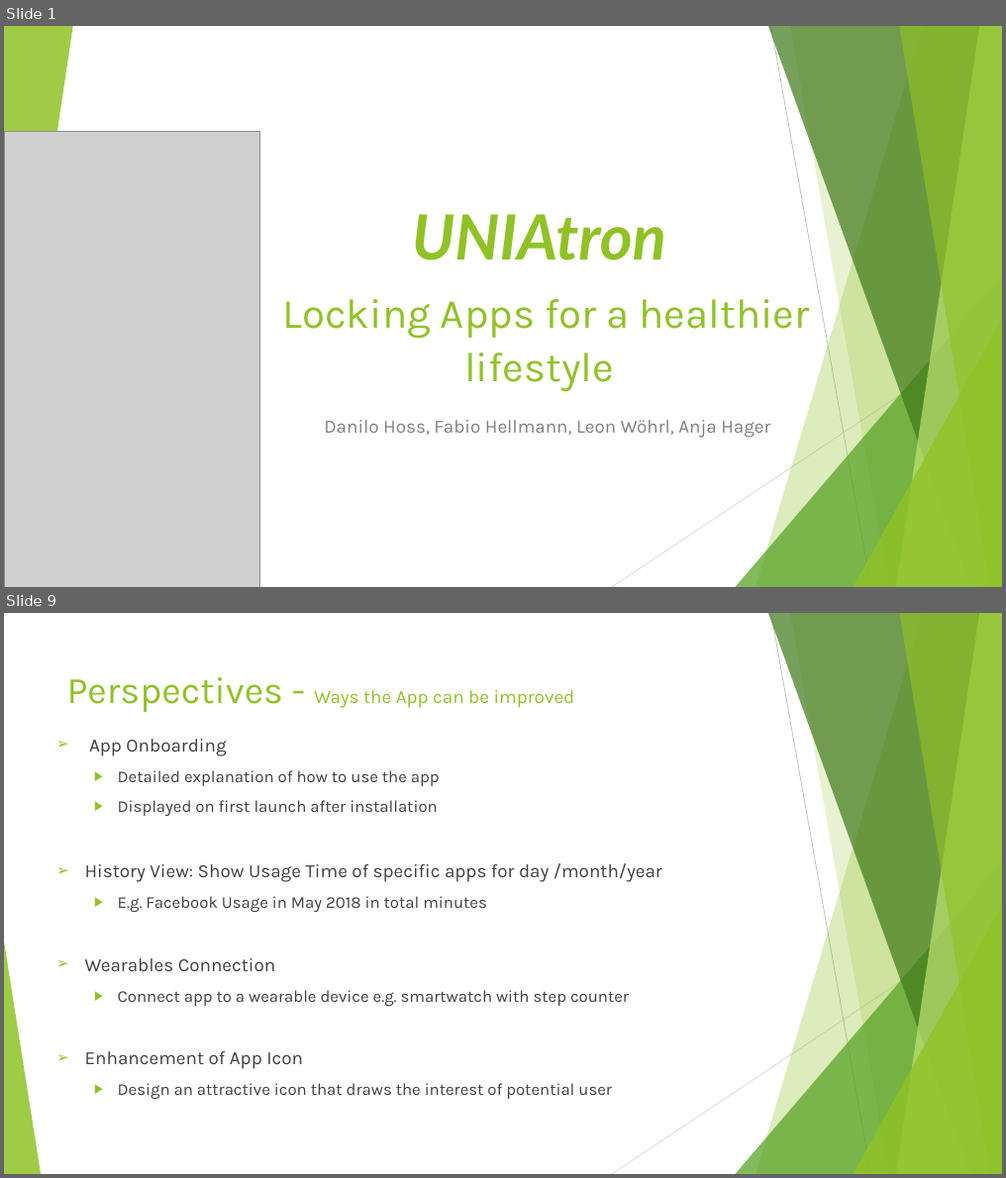
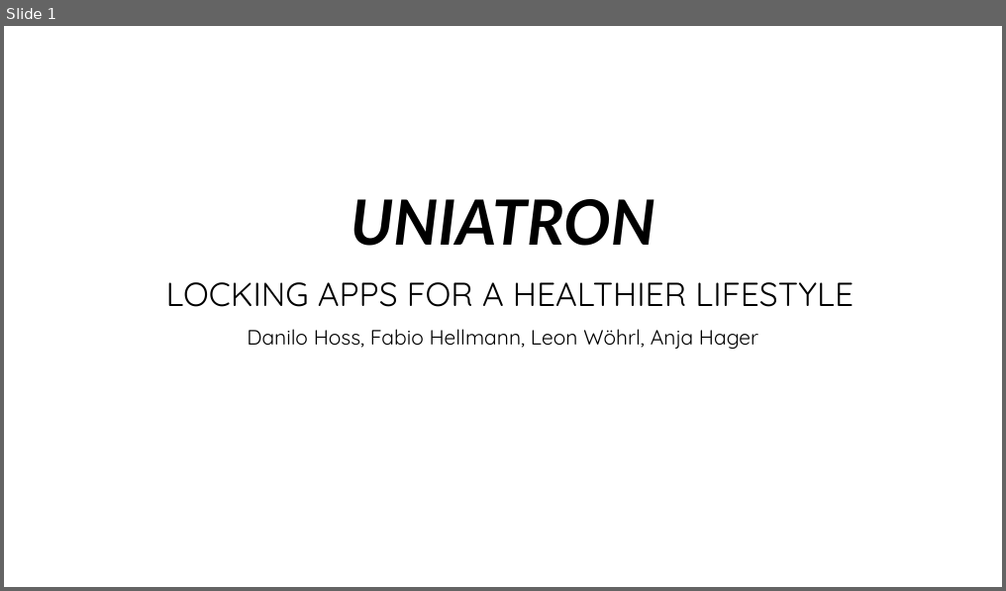
Before and after one commit to FHellmann/Uniatron, a slide deck: doc/Presentation/Uniatron-Presentation1207.pptx. Shown one above the other, each under a label of ours: slides 1 and 9 before the commit, slide 1 after it; the slides between them are not shown. The pictures are 1006x1178 and 1006x591 pixels, drawn with LibreOffice and Linux fonts; fonts in the diff are those of the drawing; grey boxes stand for pictures; background and template pictures are left out. Boxes give left, top, right and bottom in pixels: in the first picture for what was removed or moved away, otherwise in the second. Text is boxed around its words. In the diff, an @@ line names an element or a change of style, - is before the commit and + after.

```diff
--- a/doc/Presentation/Uniatron-Presentation1207.pptx
+++ b/doc/Presentation/Uniatron-Presentation1207.pptx
@@ slide 9 removed at bbox=[4, 613, 1002, 1174], background #FFFFFF; not listed: 9 template elements that a slide beside it also shows @@
@@ title removed at bbox=[67, 677, 575, 712] @@
-Perspectives - Ways the App can be improved
@@ text removed at bbox=[85, 739, 662, 1099] @@
-➢ App Onboarding
-  ▶ Detailed explanation of how to use the app
-  ▶ Displayed on first launch after installation
-➢ History View: Show Usage Time of specific apps for day /month/year
-  ▶ E.g. Facebook Usage in May 2018 in total minutes
-➢ Wearables Connection
-  ▶ Connect app to a wearable device e.g. smartwatch with step counter
-➢ Enhancement of App Icon
-  ▶ Design an attractive icon that draws the interest of potential user
@@ triangle removed at bbox=[4, 942, 41, 1174] @@
@@ slide 1 changed as well @@
@@ group removed at bbox=[4, 26, 1002, 587]: 5 freeform shapes, 3 triangles, 2 lines @@
@@ picture removed at bbox=[4, 132, 260, 587] @@
@@ title at bbox=[166, 199, 853, 307]: text changed; size 40 to 32 pt; font Karla to Quicksand; text colour #90C226 to #000000 @@
-UNIAtron
-Locking Apps for a healthier lifestyle
+UNIATRON
+LOCKING APPS FOR A HEALTHIER LIFESTYLE
@@ subtitle "Danilo Hoss, Fabio Hellmann, Leon ...": place and size @@
-subtitle "Danilo Hoss, Fabio Hellmann, Leon ..." at bbox=[324, 420, 770, 438]
+subtitle "Danilo Hoss, Fabio Hellmann, Leon ..." at bbox=[247, 329, 758, 349]
@@ subtitle "Danilo Hoss, Fabio Hellmann, Leon ..." at bbox=[247, 329, 758, 349]: size 18 to 20 pt, font Karla to Quicksand, text colour #808080 to #000000; alignment right to centre; line spacing 1 to 0.9 @@
```
Also in this commit, not shown: 1 other slide changed, 4 slides added, 7 other slides removed.
